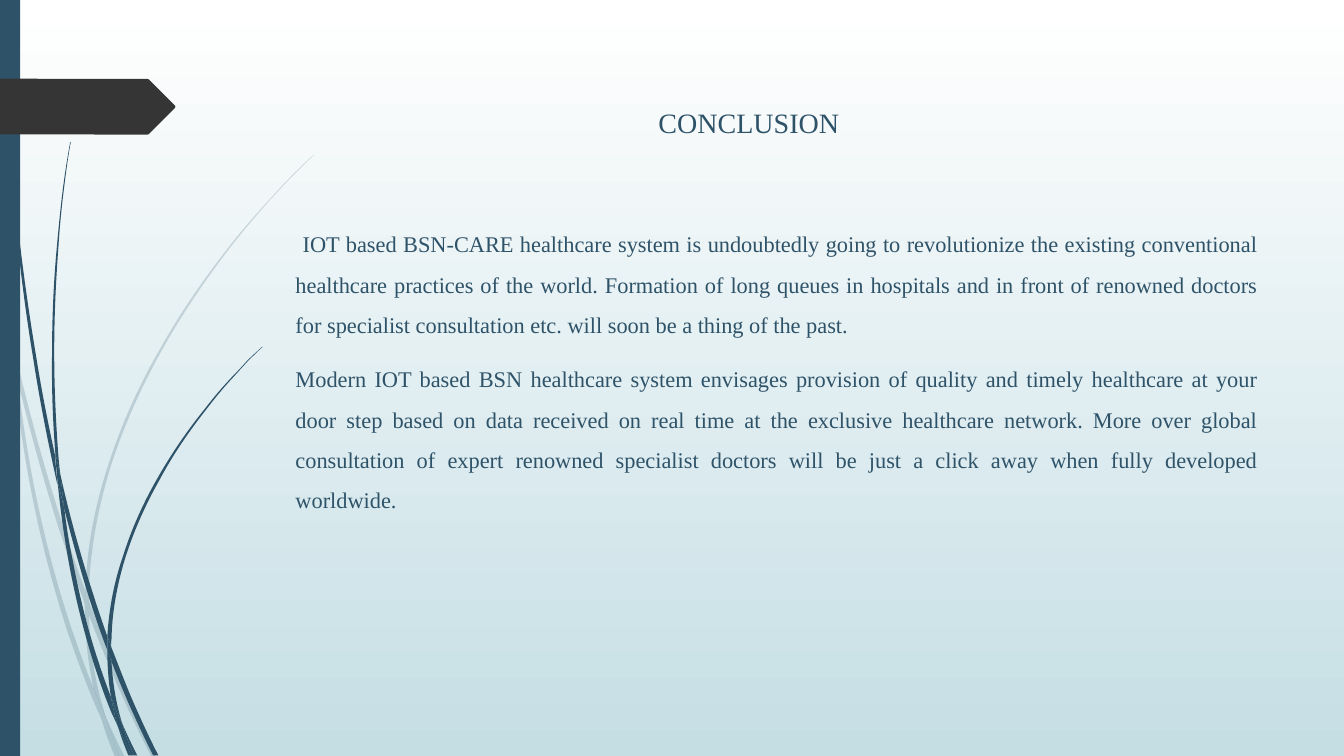
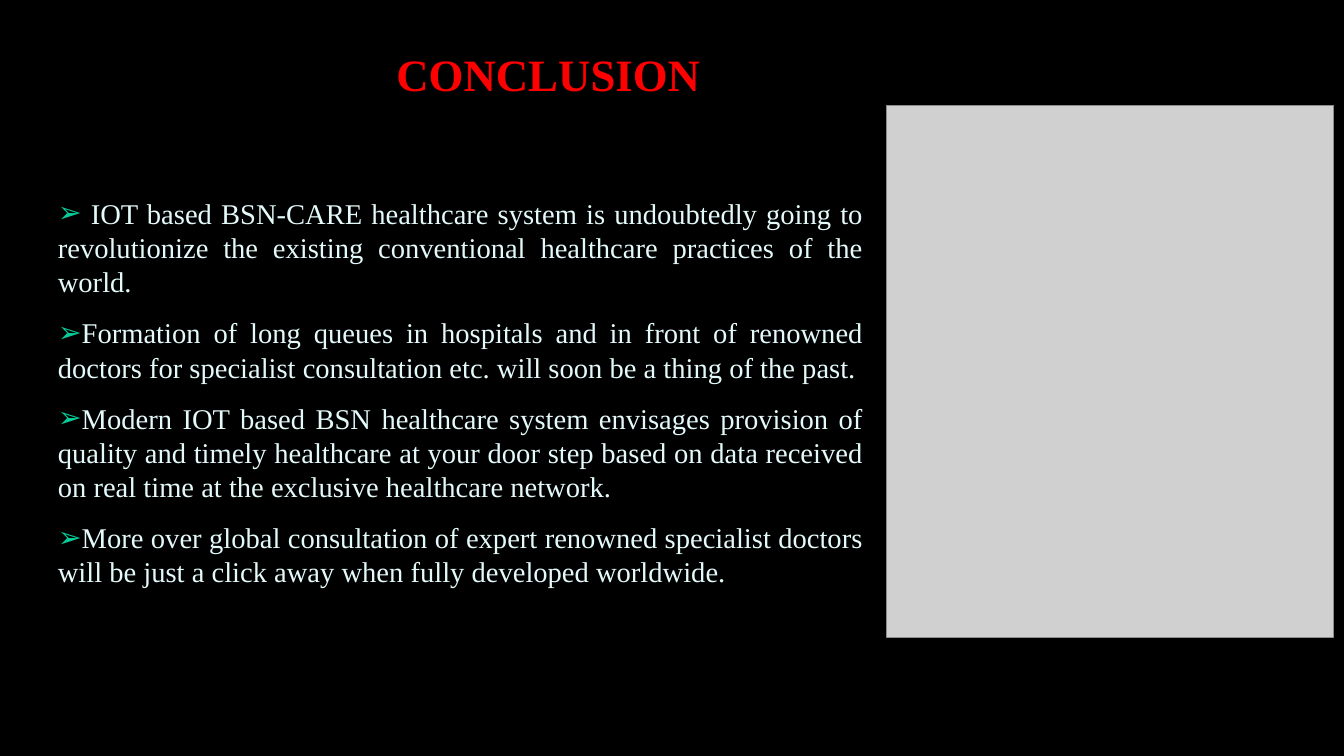
Before and after one commit to Lekshmisr95/body-sensor-network, a slide deck: slide 17 of PPT.pptx (slide 22 before the commit). Drawn at 1344x756 pixels with LibreOffice and Linux fonts; fonts in the diff are those of the drawing; grey boxes stand for pictures; background and template pictures are left out. Boxes give left, top, right and bottom in pixels: in the first picture for what was removed or moved away, otherwise in the second. Text is boxed around its words. In the diff, an @@ line names an element or a change of style, - is before the commit and + after.

```diff
--- a/PPT.pptx
+++ b/PPT.pptx
@@ background gradient #FFFFFF to #C5DEE5 to picture (left out) @@
@@ rectangle removed at (x1=0, y1=0, x2=20, y2=756) @@
@@ freeform shape removed at (x1=0, y1=79, x2=175, y2=134) @@
@@ title added at (x1=396, y1=61, x2=700, y2=92), 32 pt, text #FF0000, bold @@
+CONCLUSION
@@ picture added at (x1=887, y1=106, x2=1334, y2=638) @@
@@ subtitle at (x1=58, y1=204, x2=863, y2=588): text changed; size 16 to 20.4 pt; text colour #2E5369 to #E4F9F9 @@
-CONCLUSION
-IOT based BSN-CARE healthcare system is undoubtedly going to revolutionize the existing conventional healthcare practices of the world. Formation of long queues in hospitals and in front of renowned doctors for specialist consultation etc. will soon be a thing of the past.
-Modern IOT based BSN healthcare system envisages provision of quality and timely healthcare at your door step based on data received on real time at the exclusive healthcare network. More over global consultation of expert renowned specialist doctors will be just a click away when fully developed worldwide.
+➢ IOT based BSN-CARE healthcare system is undoubtedly going to revolutionize the existing conventional healthcare practices of the world.
+➢ Formation of long queues in hospitals and in front of renowned doctors for specialist consultation etc. will soon be a thing of the past.
+➢ Modern IOT based BSN healthcare system envisages provision of quality and timely healthcare at your door step based on data received on real time at the exclusive healthcare network.
+➢ More over global consultation of expert renowned specialist doctors will be just a click away when fully developed worldwide.
@@ group removed at (x1=0, y1=154, x2=315, y2=756): 10 freeform shapes @@
@@ group removed at (x1=3, y1=0, x2=262, y2=756): 12 freeform shapes @@
```
Also in this commit, not shown: 13 other slides changed, 4 slides added, 9 slides removed, 4 other files.
